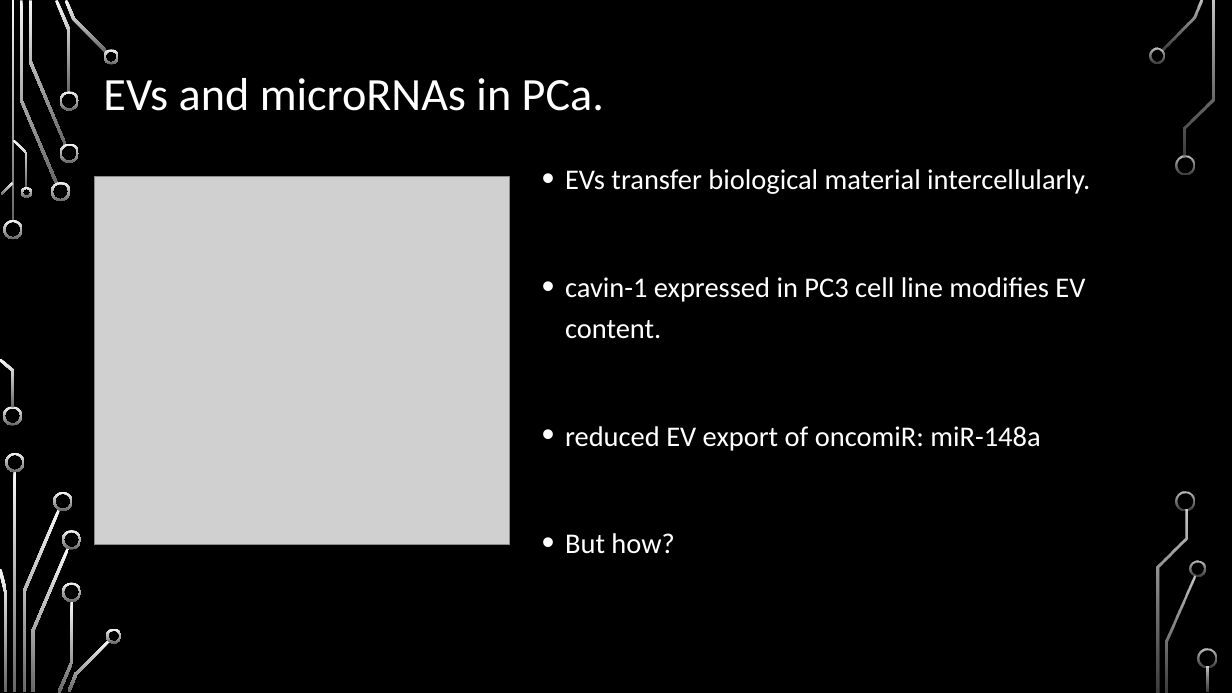
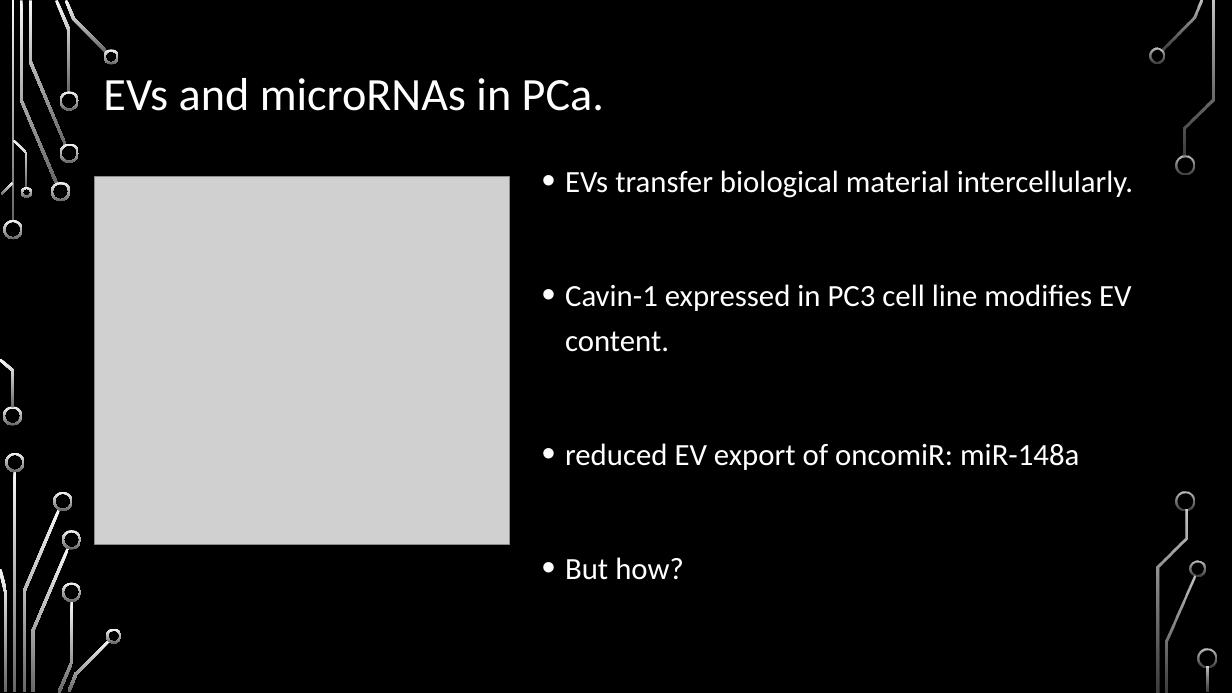
Before and after one commit to HarleyRobinson/Honours2, a slide deck: slide 4 of BackgroundInfo/MeetingSept.pptx. Drawn at 1232x693 pixels with LibreOffice and Linux fonts; fonts in the diff are those of the drawing; grey boxes stand for pictures; background and template pictures are left out. Boxes give left, top, right and bottom in pixels: in the first picture for what was removed or moved away, otherwise in the second. Text is boxed around its words. In the diff, an @@ line names an element or a change of style, - is before the commit and + after.

```diff
--- a/BackgroundInfo/MeetingSept.pptx
+++ b/BackgroundInfo/MeetingSept.pptx
@@ text at <box>565,170,1133,580</box>: size 22.2 to 24 pt in "EVs transfer biological material intercellularly.", "reduced EV export of oncomiR: miR-148a", "But how?" @@
@@ text at <box>565,284,1132,352</box>: text changed; size 22.2 to 24 pt @@
-• cavin-1 expressed in PC3 cell line modifies EV content.
+• Cavin-1 expressed in PC3 cell line modifies EV content.
```
Also in this commit, not shown: 5 other slides changed, 1 slide added, 1 slide removed, 1 other file.
